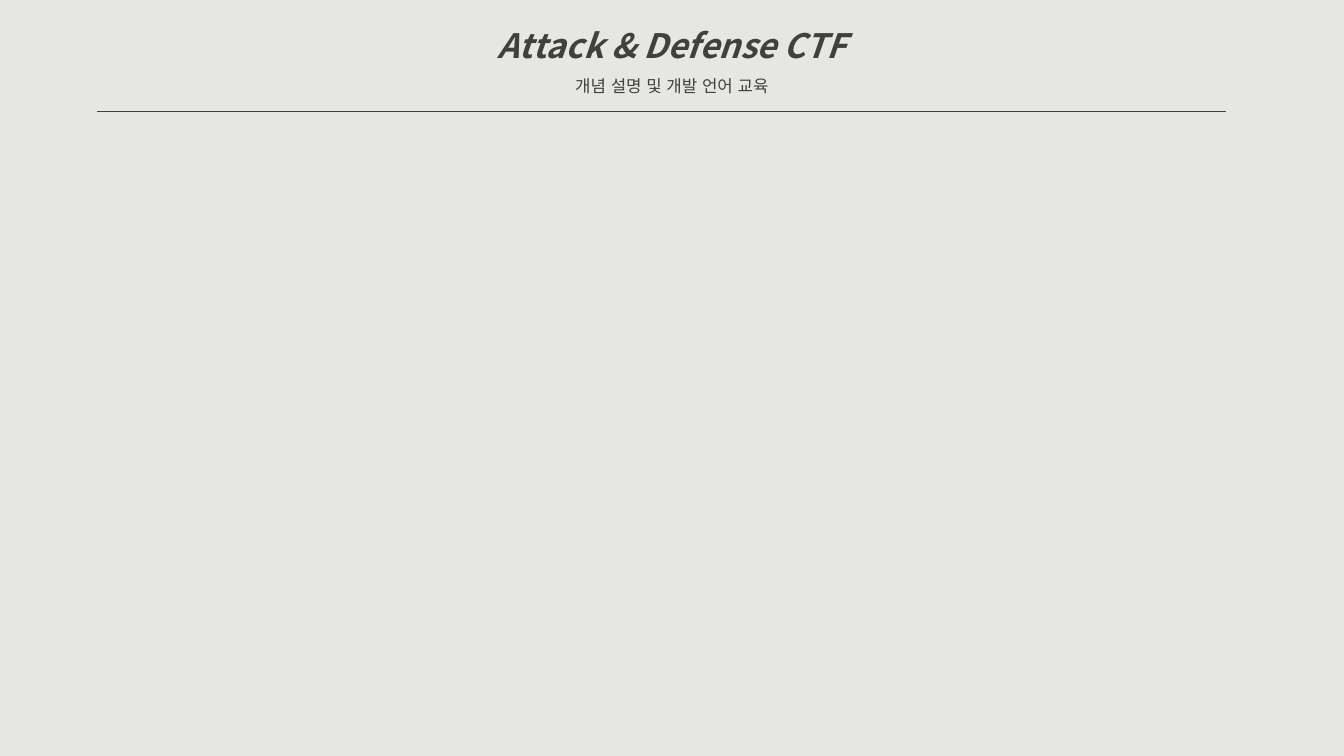
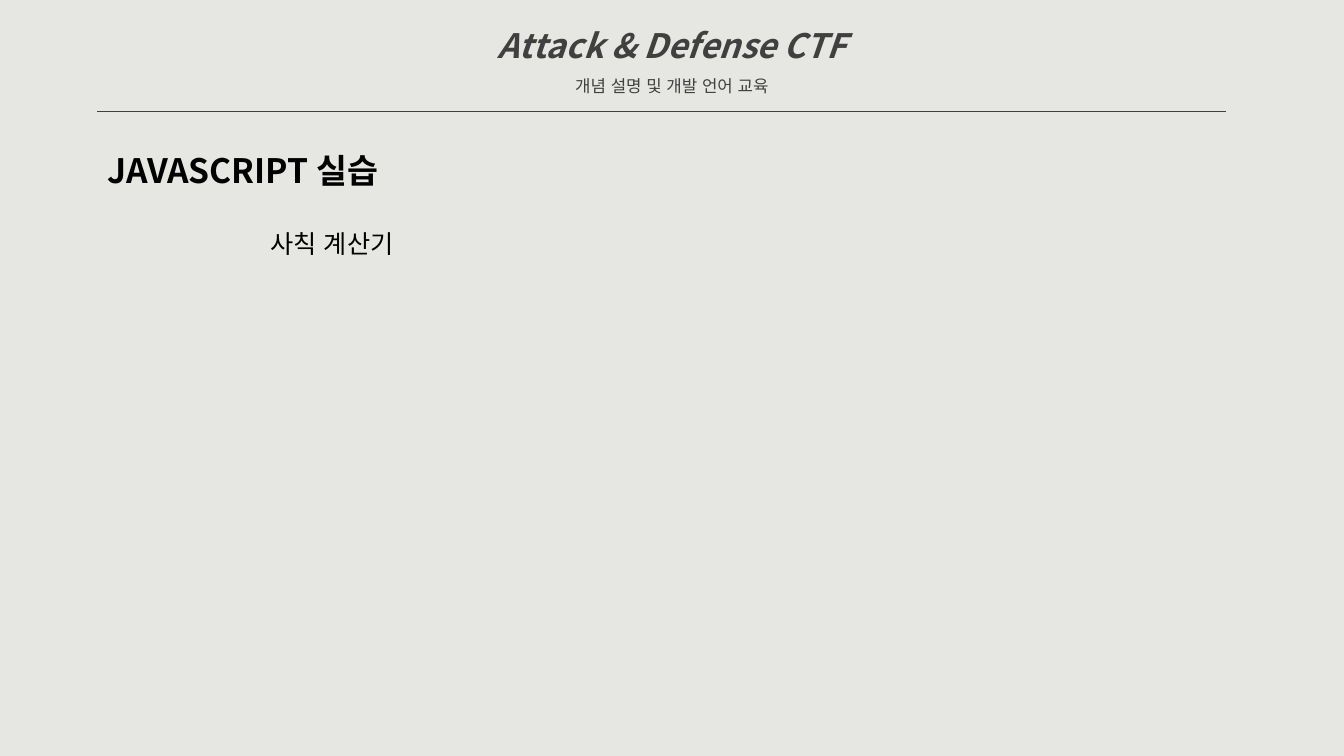
Before and after one commit to raxkson/kisec, a slide deck: slide 28 of Doc/Attack&Defense CTF-dev.pptx (slide 7 before the commit). Drawn at 1344x756 pixels with LibreOffice and Linux fonts; fonts in the diff are those of the drawing. Boxes give left, top, right and bottom in pixels: in the first picture for what was removed or moved away, otherwise in the second. Text is boxed around its words. In the diff, an @@ line names an element or a change of style, - is before the commit and + after.

```diff
--- a/Doc/Attack&Defense CTF-dev.pptx
+++ b/Doc/Attack&Defense CTF-dev.pptx
@@ text added at bbox=[107, 155, 378, 186], 24 pt, text #000000, bold @@
+JAVASCRIPT 실습
@@ text added at bbox=[270, 232, 394, 255], 18 pt, text #000000 @@
+사칙 계산기
```
Also in this commit, not shown: 5 other slides changed, 56 slides added, 1 slide removed.
